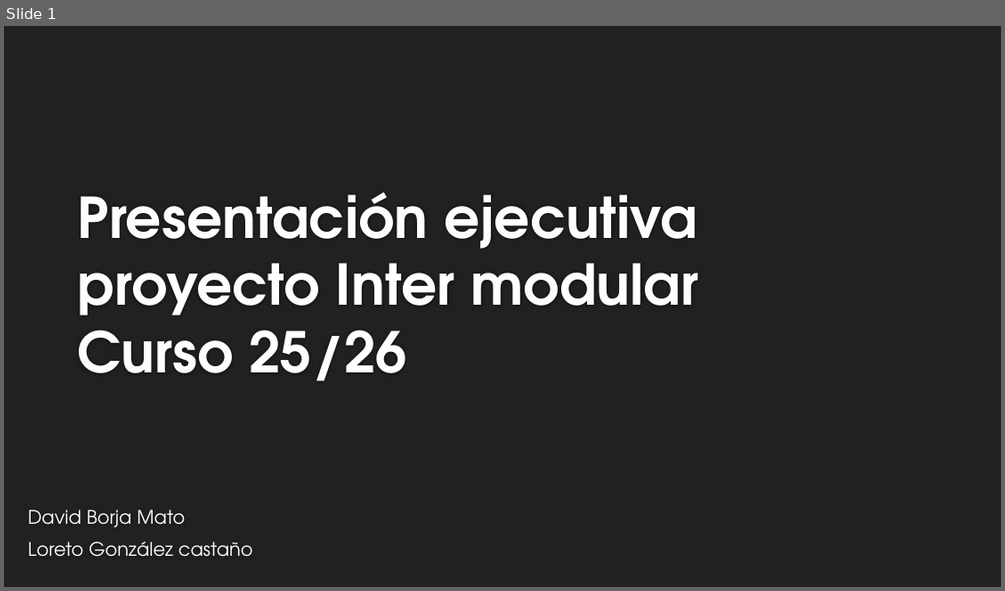
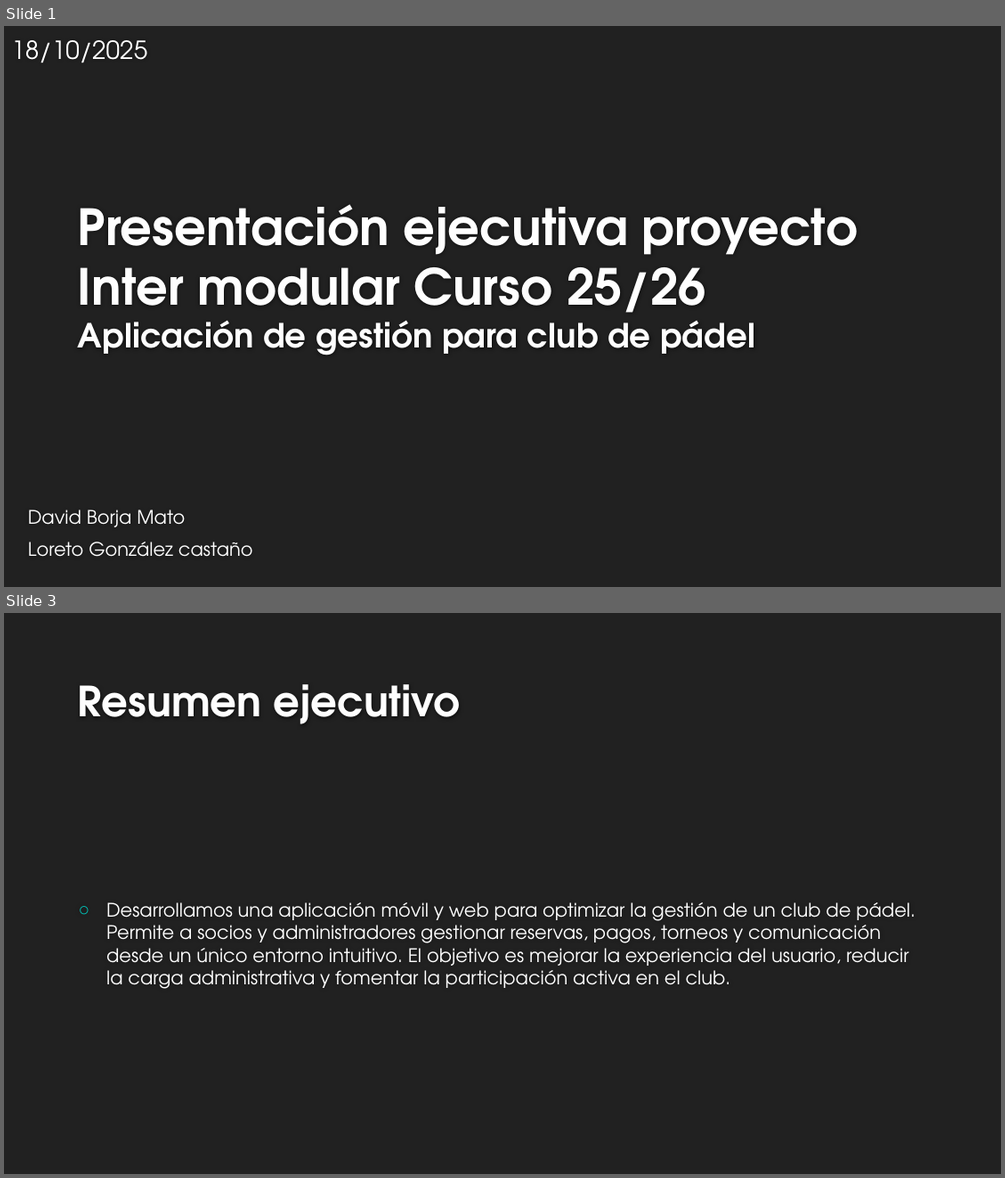
Before and after one commit to davidborja732/Curso_25-26_2, a slide deck: Proyecto Intermodular/Presentacion Ejecutiva/Presentación ejecutiva proyecto Inter modular.pptx. Shown one above the other, each under a label of ours: slide 1 before the commit, slides 1 and 3 after it; the slides between them are not shown. The pictures are 1005x591 and 1005x1178 pixels, drawn with LibreOffice and Linux fonts; fonts in the diff are those of the drawing; background and template pictures are left out. Boxes give left, top, right and bottom in pixels: in the first picture for what was removed or moved away, otherwise in the second. Text is boxed around its words. In the diff, an @@ line names an element or a change of style, - is before the commit and + after.

```diff
--- a/Proyecto Intermodular/Presentacion Ejecutiva/Presentación ejecutiva proyecto Inter modular.pptx
+++ b/Proyecto Intermodular/Presentacion Ejecutiva/Presentación ejecutiva proyecto Inter modular.pptx
@@ slide 3 added at (4, 613, 1001, 1174), background #212121 @@
@@ title added at (78, 684, 460, 724), 40 pt, text #FEFEFE, bold @@
+Resumen ejecutivo
@@ text added at (106, 902, 915, 989), 18 pt, text #FFFFFF @@
+○ Desarrollamos una aplicación móvil y web para optimizar la gestión de un club de pádel. Permite a socios y administradores gestionar reservas, pagos, torneos y comunicación desde un único entorno intuitivo. El objetivo es mejorar la experiencia del usuario, reducir la carga administrativa y fomentar la participación activa en el club.
@@ slide 1 changed as well @@
@@ text added at (11, 40, 147, 63), 24 pt, text #FFFFFF @@
+18/10/2025
@@ title at (78, 204, 858, 354): text changed; size 54 to 48 pt @@
-Presentación ejecutiva proyecto Inter modular
-Curso 25/26
+Presentación ejecutiva proyecto Inter modular Curso 25/26
+Aplicación de gestión para club de pádel
```
Also in this commit, not shown: 2 other slides changed, 8 other slides added, 4 other files.
